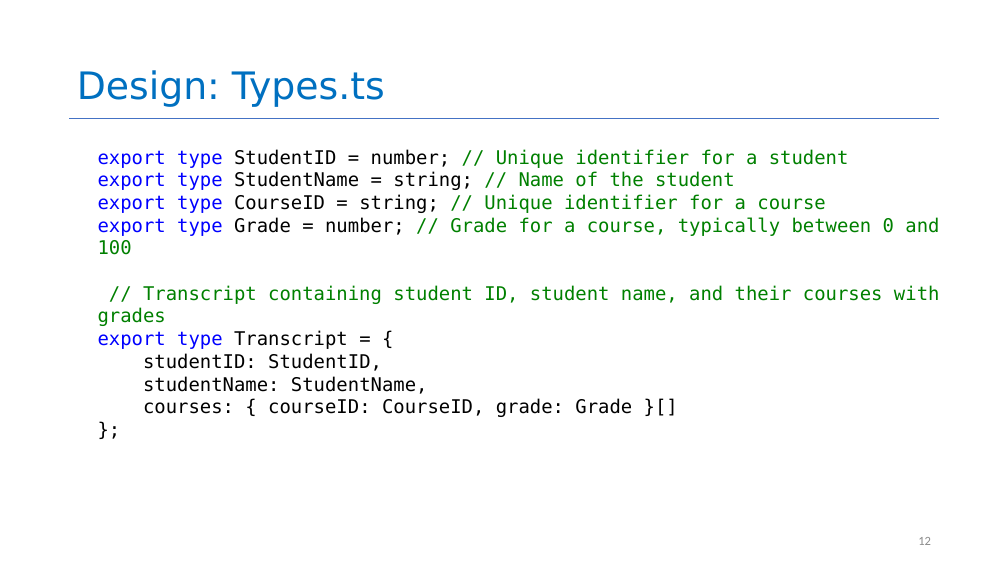
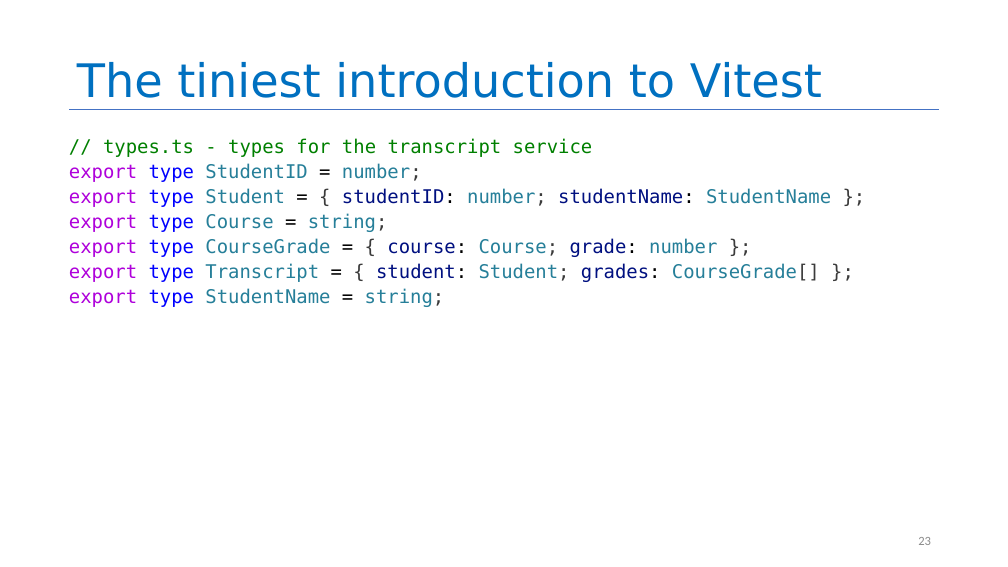
Before and after one commit to neu-se/CS4530-Spring-2026, a slide deck: slide 23 of Slides/Module 02 From Requirements to Code.pptx (slide 12 before the commit). Drawn at 1008x567 pixels with LibreOffice and Linux fonts; fonts in the diff are those of the drawing. Boxes give left, top, right and bottom in pixels: in the first picture for what was removed or moved away, otherwise in the second. Text is boxed around its words. In the diff, an @@ line names an element or a change of style, - is before the commit and + after.

```diff
--- a/Slides/Module 02 From Requirements to Code.pptx
+++ b/Slides/Module 02 From Requirements to Code.pptx
@@ title at (x1=77, y1=62, x2=822, y2=98): text changed; size 36 to 44 pt @@
-Design: Types.ts
+The tiniest introduction to Vitest
@@ line moved from (70, 118) - (939, 118) to (70, 110) - (939, 110) @@
@@ text added at (x1=69, y1=138, x2=831, y2=307), 18 pt, text #267F99 @@
+// types.ts - types for the transcript service
+export type StudentID = number;
+export type Student = { studentID: number; studentName: StudentName };
+export type Course = string;
+export type CourseGrade = { course: Course; grade: number };
+export type Transcript = { student: Student; grades: CourseGrade[] };
+export type StudentName = string;
@@ text removed at (x1=98, y1=149, x2=940, y2=414) @@
-export type StudentID = number; // Unique identifier for a student
-export type StudentName = string; // Name of the student
-export type CourseID = string; // Unique identifier for a course
-export type Grade = number; // Grade for a course, typically between 0 and 100
-// Transcript containing student ID, student name, and their courses with grades
-export type Transcript = {
-studentID: StudentID,
-studentName: StudentName,
-courses: { courseID: CourseID, grade: Grade }[]
-};
@@ page number at (x1=918, y1=537, x2=931, y2=545): text changed @@
-12
+23
```
Also in this commit, not shown: 11 other slides changed, 19 slides added, 15 slides removed, 1 other file.
